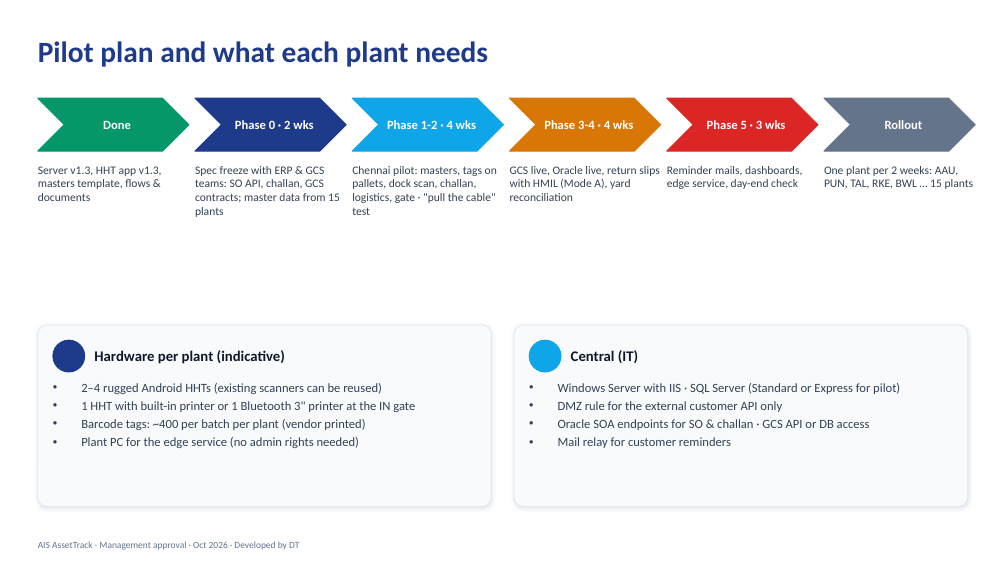
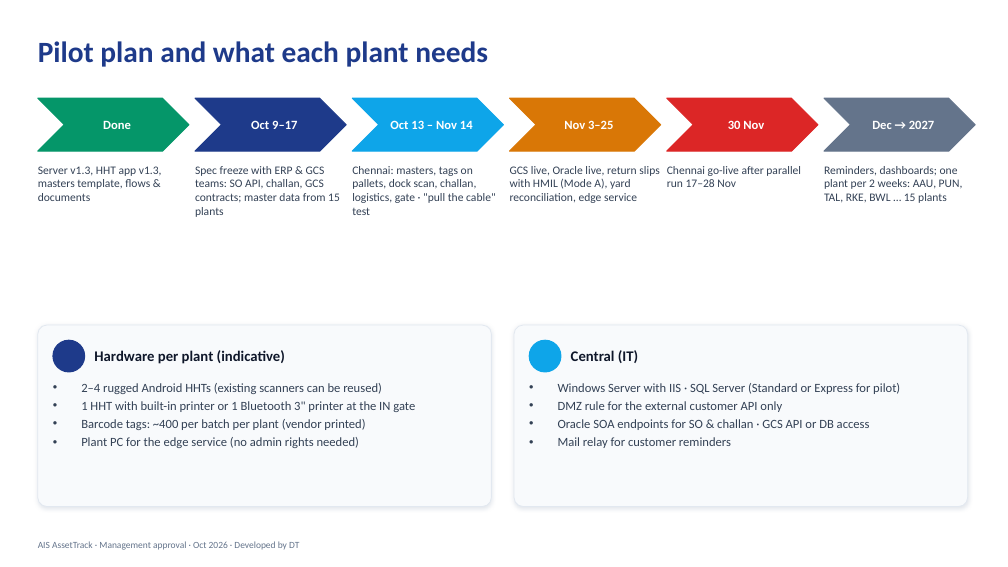
Before and after one commit to dhanaah/ais-assettrack, a slide deck: slide 22 of docs/AIS_AssetTrack_Management_Approval.pptx. Drawn at 1008x567 pixels with LibreOffice and Linux fonts; fonts in the diff are those of the drawing; background and template pictures are left out. Boxes give left, top, right and bottom in pixels: in the first picture for what was removed or moved away, otherwise in the second. Text is boxed around its words. In the diff, an @@ line names an element or a change of style, - is before the commit and + after.

```diff
--- a/docs/AIS_AssetTrack_Management_Approval.pptx
+++ b/docs/AIS_AssetTrack_Management_Approval.pptx
@@ text at box(251, 120, 297, 129): text changed @@
-Phase 0 · 2 wks
+Oct 9–17
@@ text at box(390, 120, 473, 129): text changed @@
-Phase 1-2 · 4 wks
+Oct 13 – Nov 14
@@ text at box(564, 120, 613, 129): text changed @@
-Phase 3-4 · 4 wks
+Nov 3–25
@@ text at box(728, 120, 764, 129): text changed @@
-Phase 5 · 3 wks
+30 Nov
@@ text at box(872, 121, 935, 129): text changed @@
-Rollout
+Dec → 2027
@@ text at box(352, 166, 495, 215): text changed @@
-Chennai pilot: masters, tags on pallets, dock scan, challan, logistics, gate · "pull the cable" test
+Chennai: masters, tags on pallets, dock scan, challan, logistics, gate · "pull the cable" test
@@ text at box(510, 166, 659, 203): text changed @@
-GCS live, Oracle live, return slips with HMIL (Mode A), yard reconciliation
+GCS live, Oracle live, return slips with HMIL (Mode A), yard reconciliation, edge service
@@ text at box(667, 166, 801, 187): text changed @@
-Reminder mails, dashboards, edge service, day-end check
+Chennai go-live after parallel run 17–28 Nov
@@ text at box(824, 166, 963, 203): text changed @@
-One plant per 2 weeks: AAU, PUN, TAL, RKE, BWL … 15 plants
+Reminders, dashboards; one plant per 2 weeks: AAU, PUN, TAL, RKE, BWL … 15 plants
```
Also in this commit, not shown: 3 other slides changed.
